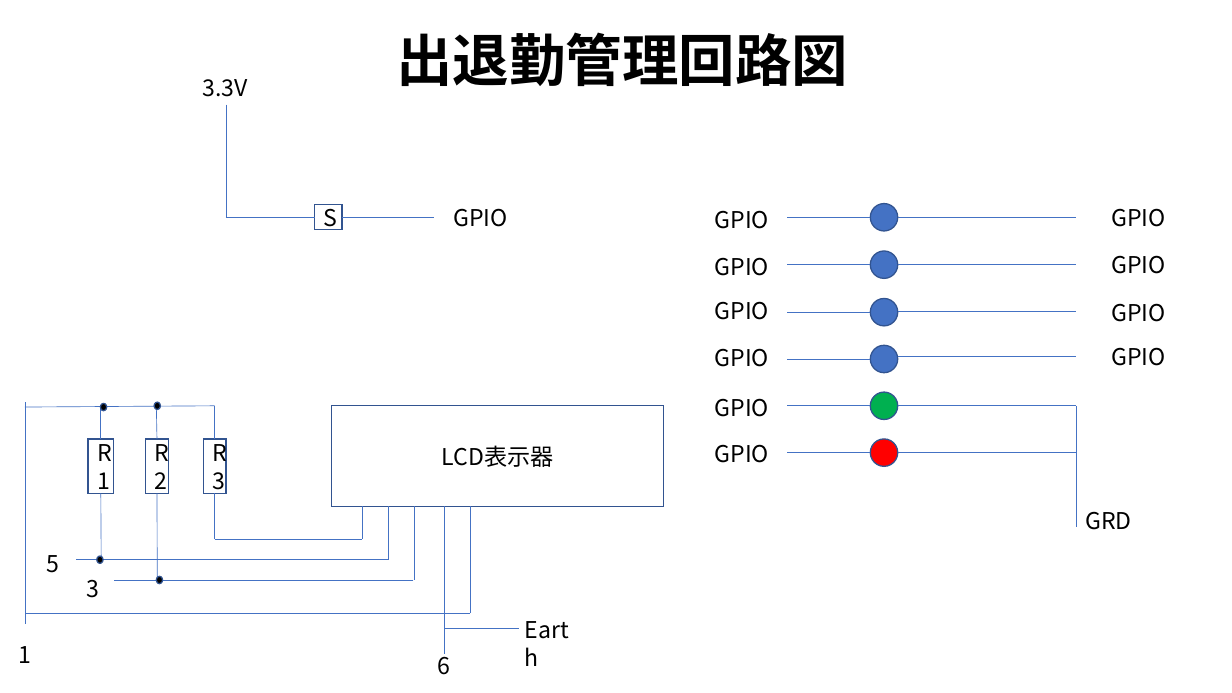
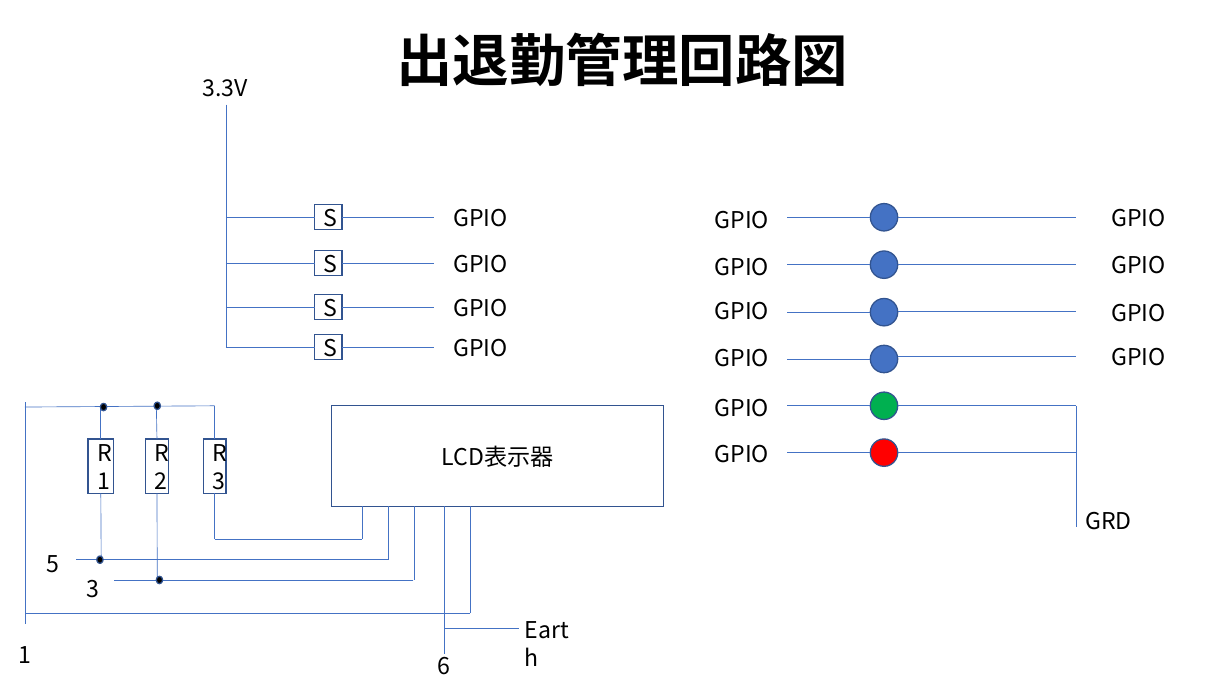
Before and after one commit to rt19304023/rjp5, a slide deck: slide 10 of attendanceManagementDiagram.pptx. Drawn at 1232x693 pixels with LibreOffice and Linux fonts; fonts in the diff are those of the drawing. Boxes give left, top, right and bottom in pixels: in the first picture for what was removed or moved away, otherwise in the second. Text is boxed around its words. In the diff, an @@ line names an element or a change of style, - is before the commit and + after.

Commit message:
回路図更新

```diff
--- a/attendanceManagementDiagram.pptx
+++ b/attendanceManagementDiagram.pptx
@@ line moved from (226, 104) - (226, 217) to (226, 104) - (226, 348) @@
@@ line added from (226, 263) to (315, 263), #4472C4 0.5 pt @@
@@ rectangle added at (315, 250, 343, 275), outline #325491 1 pt, 18 pt, text #000000 @@
+S
@@ line added from (342, 263) to (434, 263), #4472C4 0.5 pt @@
@@ text added at (453, 254, 507, 273), 18 pt, text #000000 @@
+GPIO
@@ rectangle added at (315, 295, 343, 320), outline #325491 1 pt, 18 pt, text #000000 @@
+S
@@ text added at (453, 298, 507, 317), 18 pt, text #000000 @@
+GPIO
@@ line added from (226, 307) to (315, 307), #4472C4 0.5 pt @@
@@ line added from (342, 307) to (434, 307), #4472C4 0.5 pt @@
@@ line added from (226, 348) to (315, 348), #4472C4 0.5 pt @@
@@ rectangle added at (315, 335, 343, 360), outline #325491 1 pt, 18 pt, text #000000 @@
+S
@@ line added from (342, 348) to (434, 348), #4472C4 0.5 pt @@
@@ text added at (453, 338, 507, 357), 18 pt, text #000000 @@
+GPIO
```
